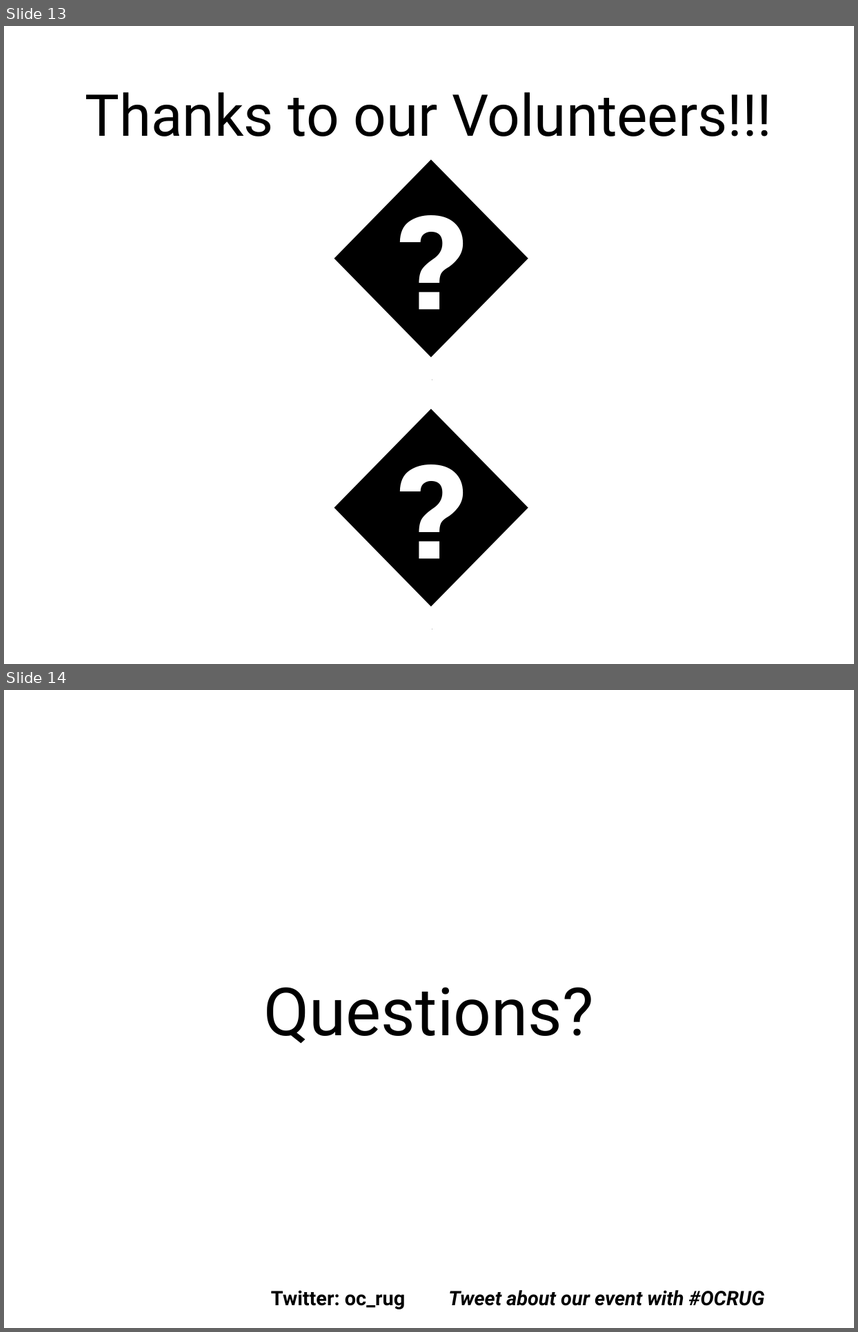
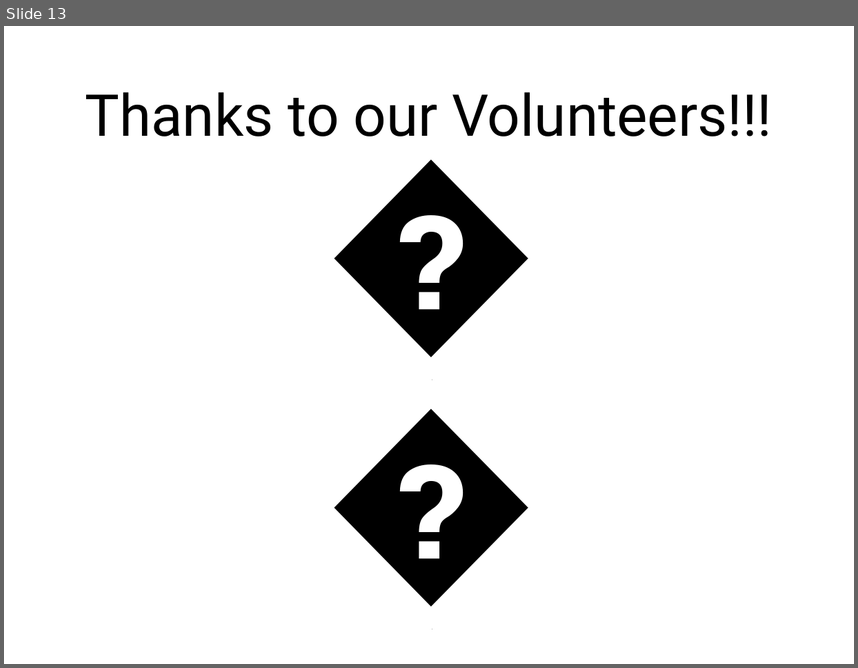
Before and after one commit to socalrug/hackathon-2022-04, a slide deck: admin/intro_slides/hackathon_intro_slides.pptx. Shown one above the other, each under a label of ours: slides 13 and 14 before the commit, slide 13 after it. The pictures are 858x1332 and 858x668 pixels, drawn with LibreOffice and Linux fonts; fonts in the diff are those of the drawing. Boxes give left, top, right and bottom in pixels: in the first picture for what was removed or moved away, otherwise in the second. Text is boxed around its words. In the diff, an @@ line names an element or a change of style, - is before the commit and + after.

```diff
--- a/admin/intro_slides/hackathon_intro_slides.pptx
+++ b/admin/intro_slides/hackathon_intro_slides.pptx
@@ slide 14 removed at (4,690,854,1328), background #FFFFFF @@
@@ title removed at (264,987,594,1043) @@
-Questions?
@@ text removed at (271,1290,405,1309) @@
-Twitter: oc_rug
@@ text removed at (448,1290,765,1305) @@
-Tweet about our event with #OCRUG
```
Also in this commit, not shown: 7 slides changed, 1 slide added, 2 other files.
